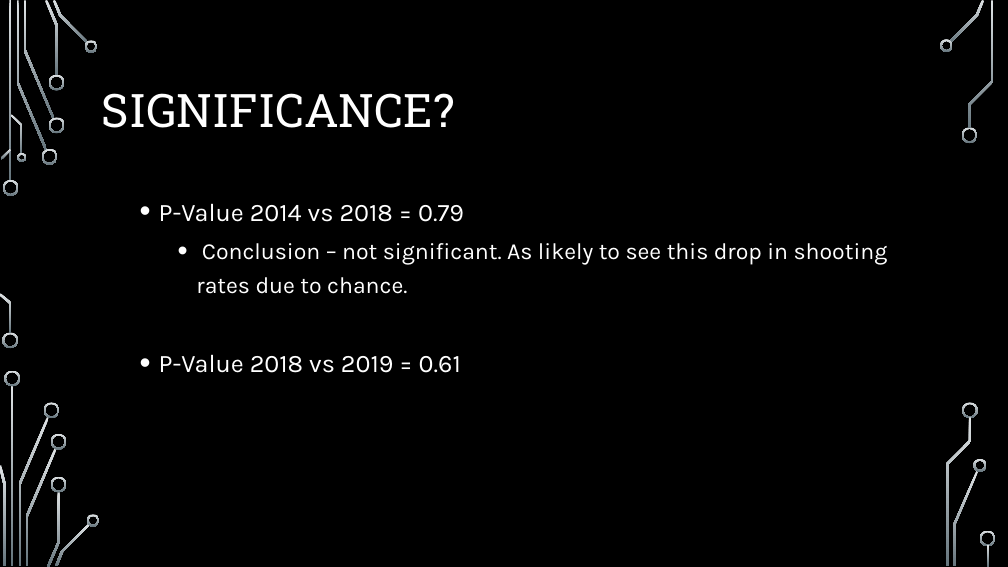
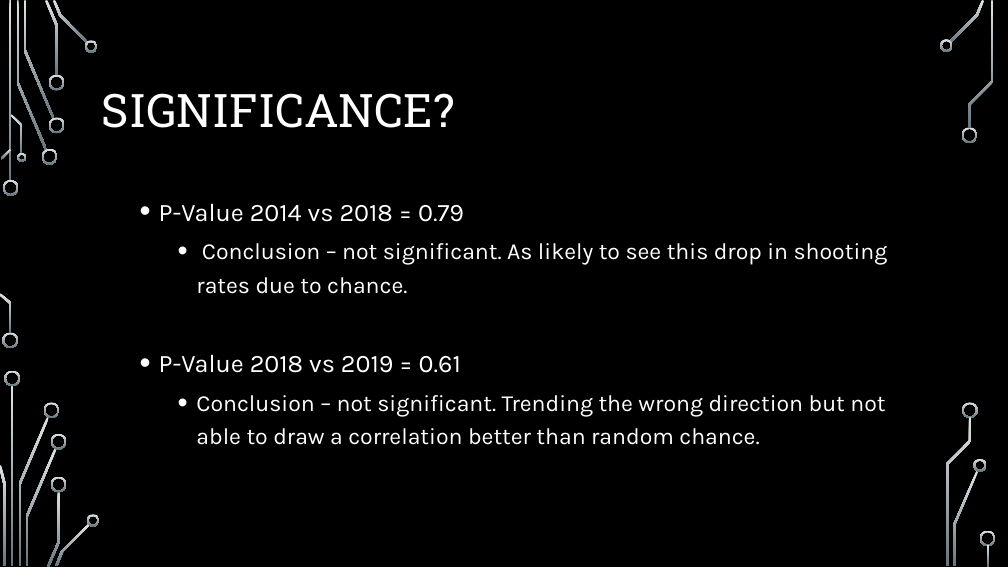
Before and after one commit to taftap8/CrimeProject, a slide deck: slide 13 of NYC Crime 2006-Today.pptx (slide 12 before the commit). Drawn at 1008x567 pixels with LibreOffice and Linux fonts; fonts in the diff are those of the drawing; background and template pictures are left out. Boxes give left, top, right and bottom in pixels: in the first picture for what was removed or moved away, otherwise in the second. Text is boxed around its words. In the diff, an @@ line names an element or a change of style, - is before the commit and + after.

```diff
--- a/NYC Crime 2006-Today.pptx
+++ b/NYC Crime 2006-Today.pptx
@@ text at <box>196,395,885,445</box>: paragraph added @@
+    • Conclusion – not significant. Trending the wrong direction but not able to draw a correlation better than random chance.
```
Also in this commit, not shown: 8 other slides changed, 2 slides added.
